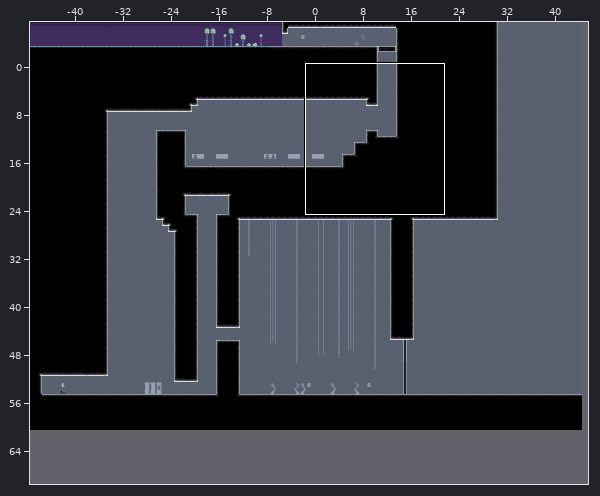
One commit to this Tiled map: Assets/Assets/Prueba tutorial tiled/tutorial.tmx. The picture above shows the old version from afar; the outline marks the close-up.
Close-up. Earlier state:
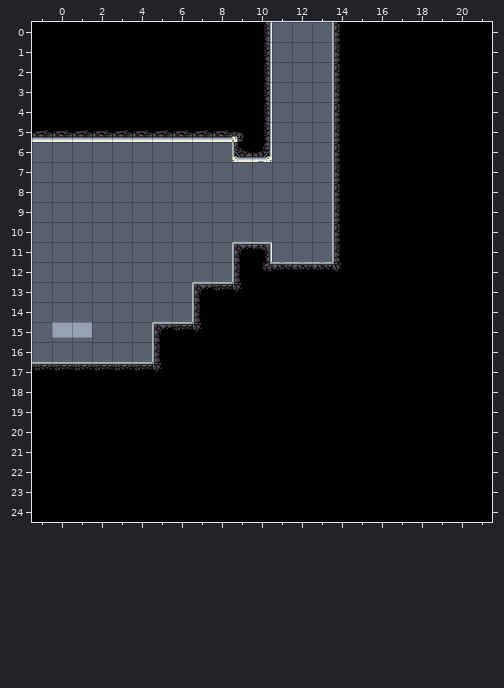
Cells are 32x32 px. Shown: x -1..21, y 0..24. The commit also changed other parts of the map, which this record leaves out. Layer "Mundo" is drawn -32,-287 px off the grid.
And afterwards:
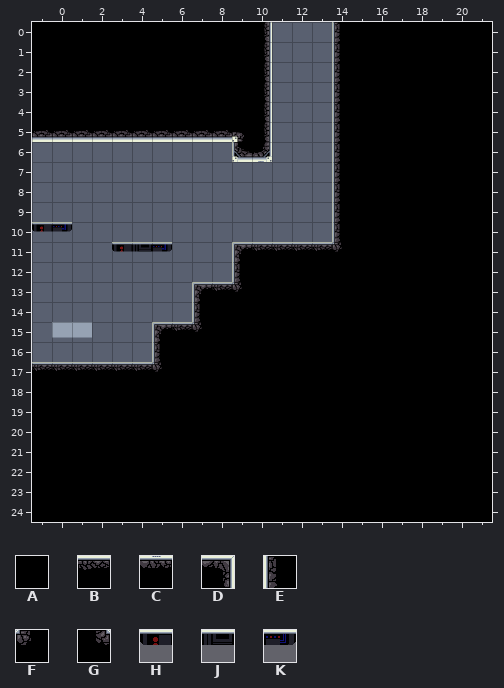
Key: from "tile_black": A 0; from "tile_lvl1_inside_01": B 0, C 1, D 2, E 10, F 12, G 13; from "tile_lvl1_plataform_02": H 0, J 1, K 2.
_ is an empty cell.
Change:
Layer "Mundo":
Tile C becomes tile A in row 21 at x 12 to 14.
Tile F becomes tile A in row 21 at x 15.
Tile G becomes tile A in row 21 at x 11.
Tile D becomes tile B in row 20 at x 11.
The author put tile B in row 20 at x 12 to 14.
Tile E becomes tile F in row 20 at x 15.
The author put tile H in row 19 at x 0; in row 20 at x 4.
The author put tile J in row 20 at x 5.
The author put tile K in row 19 at x 1; in row 20 at x 6.
Where, in picture pixels (left, top, right, bottom), the same in both close-ups:
added: (32, 222, 72, 232)
added: (112, 242, 172, 252)
changed: (252, 242, 342, 272)
